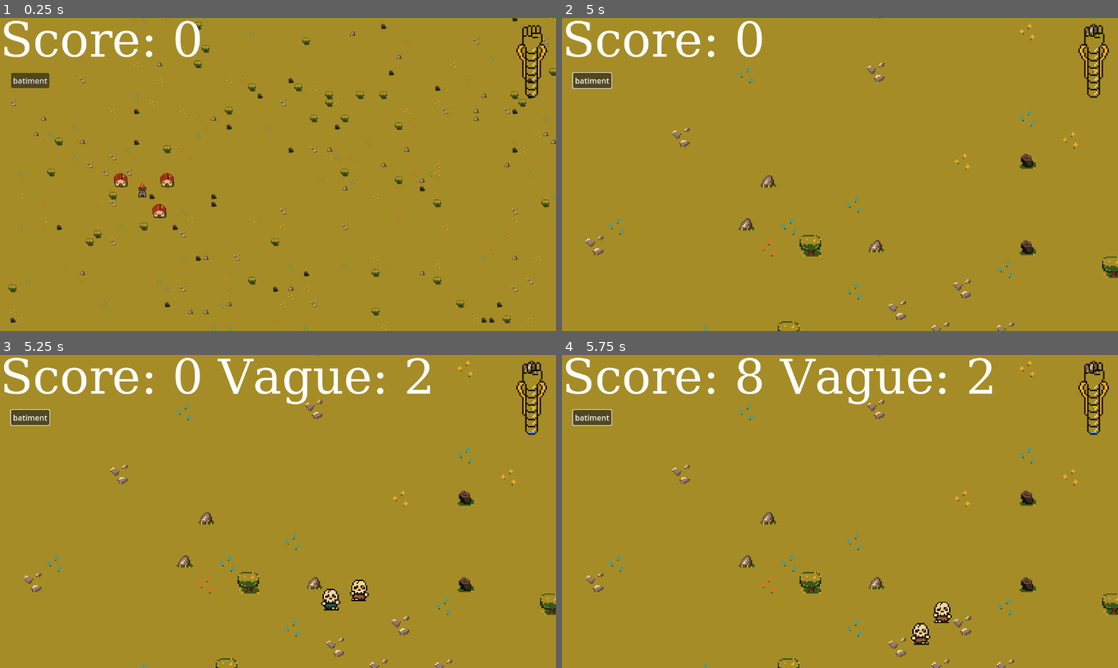
Above: before the commit, frames 1-4 (two rows, left to right).
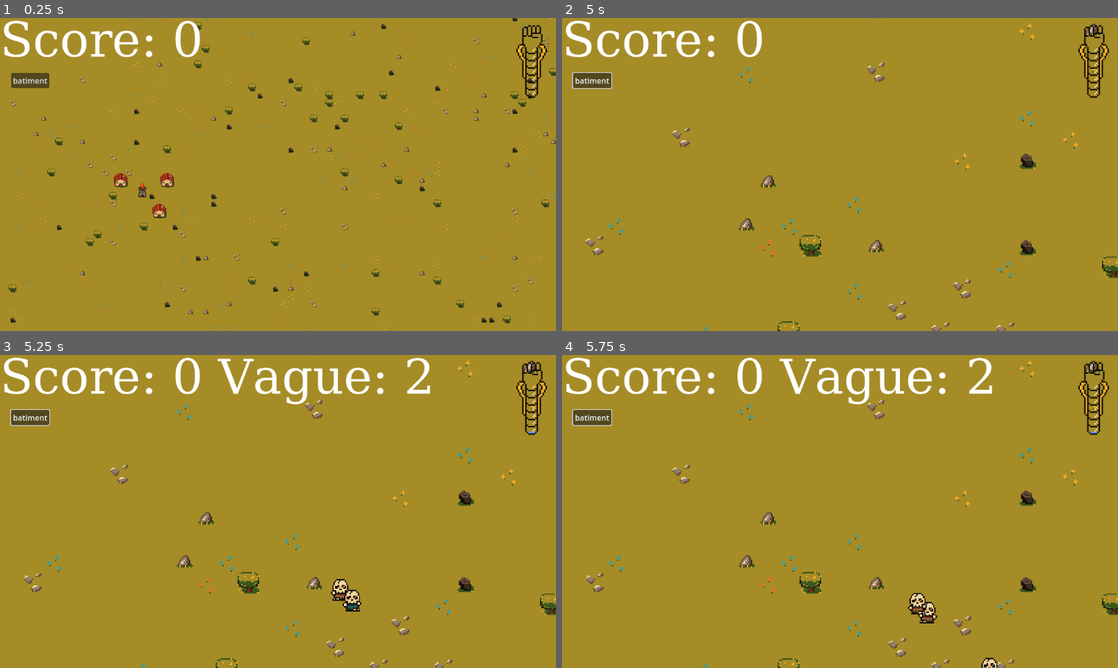
Above: after the commit, the same moments.

Repository: Nuxnuxx/gamejam-2024
Game: Godot game, scene res://main.tscn
The game is run twice, just before and just after one commit, with the same random seed, the same clock (stepped at 60 frames per second) and the same inputs.
Inputs (mouse positions are in pixels of both pictures, inside the frame that each line leads up to):
- Up to frame 1 (0.25 s): no input
- Up to frame 2 (5 s): click "batiment" at 0.5 s; click "batiment" at 1.25 s; click "batiment" at 2 s; tap Enter at 2.75, 4.25 s; move the mouse to (812, 237) at 2.77 s; click (812, 237) at 2.85 s; tap Space at 3.5 s; move the mouse to (1006, 221) at 3.52 s; tap Mouse wheel down (unzoom) at 3.6 s; move the mouse to (673, 127) at 4.27 s; hold Mouse wheel up (zoom) from 4.28 s (still down)
- Up to frame 3 (5.25 s): move the mouse to (305, 511) at 5.02 s; release Mouse wheel up (zoom) at 5.03 s; click (305, 511) at 5.1 s
- Up to frame 4 (5.75 s): no input

Frames 1-2 are identical in both runs. In frame 3, 0.6% of the frame differs, in the area x 57-67%, y 71-82%; in frame 4, 1.0%, in the area x 31-79%, y 0-100%.

Commit message:
fix: tower and hitbox ennemy

Diff:
--- a/Actors/Building/Building.gd
+++ b/Actors/Building/Building.gd
@@ -7,7 +7,7 @@
 @export var delay_to_shoot: float = 1
 @export var max_health: float = 100
 
-@onready var projectile = $Projectile
+const projectile = preload("res://Actors/Building/projectile.tscn")
 @onready var all_projectiles = $AllProjectiles
 @onready var start_point_projectile = $StartPointProjectile
 var is_set = false
@@ -40,7 +40,7 @@
 
 	if len(mob_in_range):
 		var mob_to_shoot = mob_in_range[0]
-		var projectile_to_send = projectile.duplicate()
+		var projectile_to_send = projectile.instantiate()
 
 		projectile_to_send.visible = true
 		projectile_to_send.global_position = start_point_projectile.global_position
--- a/Actors/Building/Building.tscn
+++ b/Actors/Building/Building.tscn
@@ -1,8 +1,7 @@
-[gd_scene load_steps=13 format=3 uid="uid://xegxwc3xy61w"]
+[gd_scene load_steps=12 format=3 uid="uid://xegxwc3xy61w"]
 
 [ext_resource type="Script" path="res://Actors/Building/Building.gd" id="1_5hbh2"]
 [ext_resource type="Texture2D" uid="uid://dq02cbbxn87x4" path="res://Sprites/Spritesheets/magic_tower_sheet.png" id="2_ti6e3"]
-[ext_resource type="PackedScene" uid="uid://by2qh5yds36wn" path="res://Actors/Building/projectile.tscn" id="2_xyavm"]
 
 [sub_resource type="AtlasTexture" id="AtlasTexture_kjw0o"]
 atlas = ExtResource("2_ti6e3")
@@ -77,8 +76,6 @@
 
 [node name="StartPointProjectile" type="Marker2D" parent="."]
 
-[node name="Projectile" parent="." instance=ExtResource("2_xyavm")]
-
 [node name="ProjectileRange" type="Area2D" parent="."]
 
 [node name="CollisionShape2D" type="CollisionShape2D" parent="ProjectileRange"]
--- a/Actors/Building/projectile.gd
+++ b/Actors/Building/projectile.gd
@@ -2,14 +2,14 @@
 
 var target = null
 
-@export var speed = 10.0
+@export var speed = 5.0
 @export var damage = 50
 
 func _ready():
 	add_to_group("PROJECTILE", true)
 
 func _physics_process(_delta):
-	if target == null && visible:
+	if target == null && visible && get_parent().name == "AllProjectiles":
 		queue_free()
 		return
 	elif target == null:
--- a/Actors/Building/projectile.tscn
+++ b/Actors/Building/projectile.tscn
@@ -13,16 +13,14 @@
 fill_to = Vector2(0.806268, 0.182336)
 
 [sub_resource type="CircleShape2D" id="CircleShape2D_ryahh"]
-radius = 16.0
+radius = 4.0
 
 [node name="Projectile" type="Area2D"]
-visible = false
 script = ExtResource("1_0thei")
 
 [node name="ProjectileSprite" type="Sprite2D" parent="."]
-scale = Vector2(0.59375, 0.491667)
+scale = Vector2(0.140625, 0.130729)
 texture = SubResource("GradientTexture2D_mr5sg")
 
 [node name="CollisionShape2D" type="CollisionShape2D" parent="."]
-position = Vector2(0, -1.62761e-05)
 shape = SubResource("CircleShape2D_ryahh")
--- a/Actors/Ennemy/Ennemy_Base/Ennemy_Base.tscn
+++ b/Actors/Ennemy/Ennemy_Base/Ennemy_Base.tscn
@@ -1,9 +1,6 @@
-[gd_scene load_steps=4 format=3 uid="uid://cj0t6co6vbhsn"]
+[gd_scene load_steps=3 format=3 uid="uid://cj0t6co6vbhsn"]
 
 [ext_resource type="Script" path="res://Actors/Ennemy/Ennemy_Base/ennemy_base.gd" id="1_ybgna"]
-
-[sub_resource type="CircleShape2D" id="CircleShape2D_oijeq"]
-radius = 92.0217
 
 [sub_resource type="CircleShape2D" id="CircleShape2D_5at6h"]
 radius = 28.2843
@@ -14,17 +11,8 @@
 collision_layer = 3
 collision_mask = 2
 script = ExtResource("1_ybgna")
-health = null
-focus = null
-speed = null
-attacking_damages = null
-attacking_rate = null
-score_value = null
 
 [node name="Area2D" type="Area2D" parent="."]
-
-[node name="CollisionShape2D" type="CollisionShape2D" parent="Area2D"]
-shape = SubResource("CircleShape2D_oijeq")
 
 [node name="CollisionShape2D" type="CollisionShape2D" parent="."]
 visible = false
--- a/Map/Spawner.gd
+++ b/Map/Spawner.gd
@@ -28,9 +28,9 @@
 			instance.score_value = codex_info.score_value
 
 			# Dans ennemy shape le premier element doit etre le sprite et le deuxieme, la collideBox
-			instance.add_child(ennemy_shape.get_child(0).duplicate(),false,1)
+			instance.add_child(ennemy_shape.get_child(1).duplicate(),false,1)
 			# Dans ennemy base le premier element doit etre l'area2d
-			instance.get_child(0).add_child(ennemy_shape.get_child(1).duplicate(),false,1)
+			instance.get_child(0).add_child(ennemy_shape.get_child(0).duplicate(),false,1)
 
 			spawn_points[index].add_child(instance)
 			index = (index + 1) % len(spawn_points)
